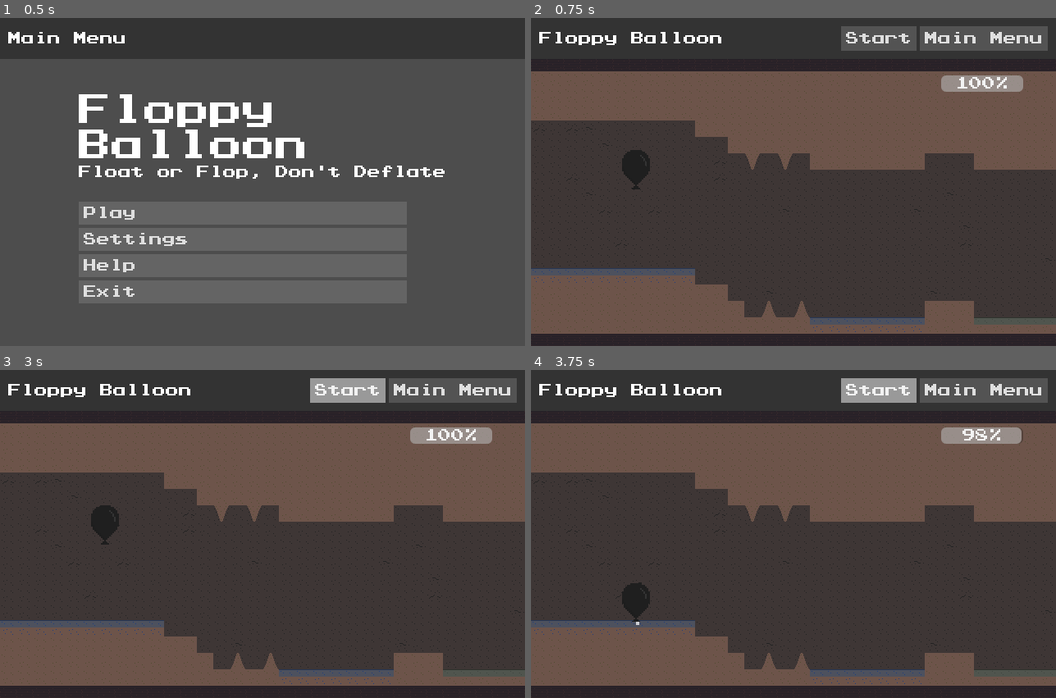
Above: before the commit, frames 1-4 (two rows, left to right).
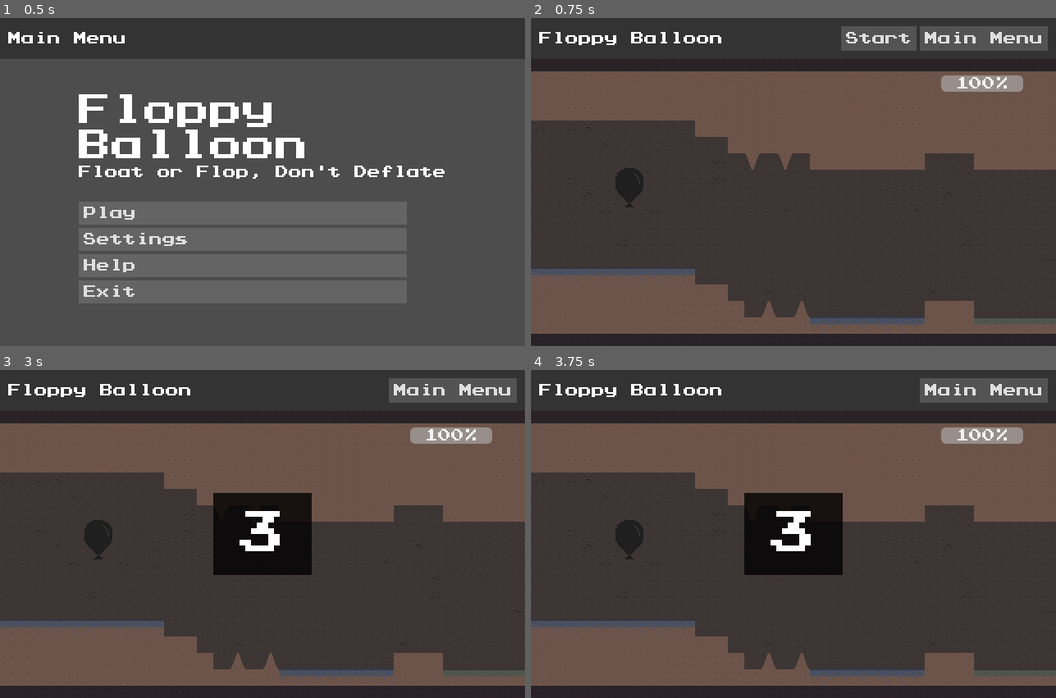
Above: after the commit, the same moments.

Repository: omniuni/Godot_Scroller_Floppy_Balloon
Game: Godot game, scene res://Scenes/screen_menu.tscn
The game is run twice, just before and just after one commit, with the same random seed, the same clock (stepped at 60 frames per second) and the same inputs. Sound files missing from this copy of the repository are replaced by a short silence.
Inputs (mouse positions are in pixels of both pictures, inside the frame that each line leads up to):
- Up to frame 1 (0.5 s): no input
- Up to frame 2 (0.75 s): click "Play" at 0.5 s
- Up to frame 3 (3 s): click "Main Menu" at 1.25 s; click "Play" at 2 s; click "Start" at 2.75 s
- Up to frame 4 (3.75 s): click (877, 389) at 3.5 s, where only the run before the commit has a clickable "Start"

Frame 1 is identical in both runs. In frame 2, 0.6% of the frame differs, in the area x 16-23%, y 40-58%; in frame 3, 6.3%; in frame 4, 6.8%, in the area x 16-94%, y 2-78%.

Commit message:
add timing and pause features

Diff:
--- a/Scenes/screen_main.tscn
+++ b/Scenes/screen_main.tscn
@@ -1,8 +1,9 @@
-[gd_scene load_steps=8 format=3 uid="uid://ds0jps4mqwatn"]
+[gd_scene load_steps=9 format=3 uid="uid://ds0jps4mqwatn"]
 
 [ext_resource type="PackedScene" uid="uid://bmt4wtrc1jkls" path="res://Scenes/ui_bar_top.tscn" id="1_56hru"]
 [ext_resource type="Theme" uid="uid://da2ym3jqvm0nv" path="res://Themes/gflat.tres" id="1_al584"]
 [ext_resource type="Script" uid="uid://dgeyldqo75nkn" path="res://Scripts/screen_main.gd" id="1_c6q44"]
+[ext_resource type="PackedScene" uid="uid://cemvtl3so226j" path="res://Scenes/ui_pause.tscn" id="5_i8enm"]
 [ext_resource type="PackedScene" uid="uid://cq1o5hcqif62l" path="res://Scenes/sub_game.tscn" id="6_rhby6"]
 
 [sub_resource type="RectangleShape2D" id="RectangleShape2D_yd3c8"]
@@ -71,83 +72,6 @@
 [node name="CollisionShape2D" type="CollisionShape2D" parent="RigidBodyGoalRight"]
 position = Vector2(690, 225)
 shape = SubResource("RectangleShape2D_tonuu")
-
-[node name="WinPanel" type="Panel" parent="."]
-visible = false
-layout_mode = 1
-anchors_preset = 15
-anchor_right = 1.0
-anchor_bottom = 1.0
-grow_horizontal = 2
-grow_vertical = 2
-
-[node name="CenterContainer" type="CenterContainer" parent="WinPanel"]
-layout_mode = 1
-anchors_preset = 15
-anchor_right = 1.0
-anchor_bottom = 1.0
-grow_horizontal = 2
-grow_vertical = 2
-
-[node name="PanelContainer" type="PanelContainer" parent="WinPanel/CenterContainer"]
-layout_mode = 2
-theme_override_styles/panel = SubResource("StyleBoxFlat_yd3c8")
-
-[node name="MarginContainer" type="MarginContainer" parent="WinPanel/CenterContainer/PanelContainer"]
-layout_mode = 2
-theme_override_constants/margin_left = 30
-theme_override_constants/margin_top = 30
-theme_override_constants/margin_right = 30
-theme_override_constants/margin_bottom = 30
-
-[node name="VBoxContainer" type="VBoxContainer" parent="WinPanel/CenterContainer/PanelContainer/MarginContainer"]
-layout_mode = 2
-theme_override_constants/separation = 20
-
-[node name="Label" type="Label" parent="WinPanel/CenterContainer/PanelContainer/MarginContainer/VBoxContainer"]
-layout_mode = 2
-text = "Game Over"
-horizontal_alignment = 1
-
-[node name="LabelWinner" type="Label" parent="WinPanel/CenterContainer/PanelContainer/MarginContainer/VBoxContainer"]
-layout_mode = 2
-theme_override_font_sizes/font_size = 22
-text = "LR Player Wins"
-horizontal_alignment = 1
-
-[node name="ButtonDone" type="Button" parent="WinPanel/CenterContainer/PanelContainer/MarginContainer/VBoxContainer"]
-layout_mode = 2
-size_flags_horizontal = 4
-text = "Main Menu"
-
-[node name="CountPanel" type="Panel" parent="."]
-visible = false
-custom_minimum_size = Vector2(120, 100)
-layout_mode = 1
-anchors_preset = 8
-anchor_left = 0.5
-anchor_top = 0.5
-anchor_right = 0.5
-anchor_bottom = 0.5
-offset_left = -20.0
-offset_top = -20.0
-offset_right = 20.0
-offset_bottom = 20.0
-grow_horizontal = 2
-grow_vertical = 2
-theme_override_styles/panel = SubResource("StyleBoxFlat_yd3c8")
-
-[node name="Label" type="Label" parent="CountPanel"]
-layout_mode = 1
-anchors_preset = 15
-anchor_right = 1.0
-anchor_bottom = 1.0
-grow_horizontal = 2
-grow_vertical = 2
-theme_override_font_sizes/font_size = 56
-text = "3"
-horizontal_alignment = 1
-vertical_alignment = 1
 
 [node name="Timer" type="Timer" parent="."]
 autostart = true
@@ -187,14 +111,111 @@
 theme_override_constants/outline_size = 2
 text = "Bump"
 
+[node name="WinPanel" type="Panel" parent="."]
+visible = false
+layout_mode = 1
+anchors_preset = 15
+anchor_right = 1.0
+anchor_bottom = 1.0
+grow_horizontal = 2
+grow_vertical = 2
+
+[node name="CenterContainer" type="CenterContainer" parent="WinPanel"]
+layout_mode = 1
+anchors_preset = 15
+anchor_right = 1.0
+anchor_bottom = 1.0
+grow_horizontal = 2
+grow_vertical = 2
+
+[node name="PanelContainer" type="PanelContainer" parent="WinPanel/CenterContainer"]
+layout_mode = 2
+theme_override_styles/panel = SubResource("StyleBoxFlat_yd3c8")
+
+[node name="MarginContainer" type="MarginContainer" parent="WinPanel/CenterContainer/PanelContainer"]
+layout_mode = 2
+theme_override_constants/margin_left = 30
+theme_override_constants/margin_top = 30
+theme_override_constants/margin_right = 30
+theme_override_constants/margin_bottom = 30
+
+[node name="VBoxContainer" type="VBoxContainer" parent="WinPanel/CenterContainer/PanelContainer/MarginContainer"]
+layout_mode = 2
+theme_override_constants/separation = 20
+
+[node name="Label" type="Label" parent="WinPanel/CenterContainer/PanelContainer/MarginContainer/VBoxContainer"]
+layout_mode = 2
+text = "Game Over"
+horizontal_alignment = 1
+
+[node name="LabelWinner" type="Label" parent="WinPanel/CenterContainer/PanelContainer/MarginContainer/VBoxContainer"]
+layout_mode = 2
+theme_override_font_sizes/font_size = 22
+text = "LR Player Wins"
+horizontal_alignment = 1
+
+[node name="ButtonDone" type="Button" parent="WinPanel/CenterContainer/PanelContainer/MarginContainer/VBoxContainer"]
+layout_mode = 2
+size_flags_horizontal = 4
+text = "Main Menu"
+
+[node name="CountPanel" type="Panel" parent="."]
+visible = false
+custom_minimum_size = Vector2(120, 100)
+layout_mode = 1
+anchors_preset = 8
+anchor_left = 0.5
+anchor_top = 0.5
+anchor_right = 0.5
+anchor_bottom = 0.5
+offset_left = -60.0
+offset_top = -50.0
+offset_right = 60.0
+offset_bottom = 50.0
+grow_horizontal = 2
+grow_vertical = 2
+theme_override_styles/panel = SubResource("StyleBoxFlat_yd3c8")
+
+[node name="Label" type="Label" parent="CountPanel"]
+layout_mode = 1
+anchors_preset = 15
+anchor_right = 1.0
+anchor_bottom = 1.0
+grow_horizontal = 2
+grow_vertical = 2
+theme_override_font_sizes/font_size = 56
+text = "3"
+horizontal_alignment = 1
+vertical_alignment = 1
+
+[node name="TimeLabel" type="Label" parent="."]
+visible = false
+layout_mode = 0
+offset_left = 240.0
+offset_top = 10.0
+offset_right = 370.0
+offset_bottom = 40.0
+theme_override_font_sizes/font_size = 8
+text = "00:00.00"
+horizontal_alignment = 1
+vertical_alignment = 1
+
+[node name="UiPause" parent="." instance=ExtResource("5_i8enm")]
+layout_mode = 1
+
+[node name="UiUpdateTimer" type="Timer" parent="."]
+wait_time = 0.1
+autostart = true
+
 [connection signal="body_entered" from="RigidBodyCeiling" to="." method="_on_rigid_body_ceiling_body_entered"]
 [connection signal="body_entered" from="RigidBodyFloor" to="." method="_on_rigid_body_floor_body_entered"]
 [connection signal="On_Secondary_Action" from="BarTop" to="." method="_on_bar_top_on_secondary_action"]
 [connection signal="body_entered" from="RigidBodyGoalLeft" to="." method="_on_rigid_body_goal_left_body_entered"]
 [connection signal="body_entered" from="RigidBodyGoalRight" to="." method="_on_rigid_body_goal_right_body_entered"]
-[connection signal="pressed" from="WinPanel/CenterContainer/PanelContainer/MarginContainer/VBoxContainer/ButtonDone" to="." method="_on_button_done_pressed"]
 [connection signal="timeout" from="Timer" to="." method="_on_timer_timeout"]
 [connection signal="balloon_life" from="SubGame/SubViewport/ItemBalloon" to="." method="_on_item_balloon_balloon_life"]
 [connection signal="pressed" from="UiTouchControls/ButtonBump" to="." method="_on_button_bump_pressed"]
+[connection signal="pressed" from="WinPanel/CenterContainer/PanelContainer/MarginContainer/VBoxContainer/ButtonDone" to="." method="_on_button_done_pressed"]
+[connection signal="timeout" from="UiUpdateTimer" to="." method="_on_ui_update_timer_timeout"]
 
 [editable path="SubGame"]
--- a/Scenes/sub_game.tscn
+++ b/Scenes/sub_game.tscn
@@ -64,7 +64,7 @@
 metadata/_custom_type_script = "uid://c8hnjq2wfk3np"
 
 [node name="ItemBalloon" parent="SubViewport" instance=ExtResource("3_ewyn5")]
-position = Vector2(128, 128)
+position = Vector2(120, 150)
 
 [node name="TimerGenerateTerrain" type="Timer" parent="."]
 wait_time = 0.25
--- /dev/null
+++ b/Scenes/ui_pause.tscn
@@ -0,0 +1,42 @@
+[gd_scene load_steps=4 format=3 uid="uid://cemvtl3so226j"]
+
+[ext_resource type="Script" uid="uid://dxl6xicn7pnfk" path="res://Scripts/ui_pause.gd" id="1_kv54d"]
+[ext_resource type="Theme" uid="uid://da2ym3jqvm0nv" path="res://Themes/gflat.tres" id="2_knb8j"]
+
+[sub_resource type="StyleBoxFlat" id="StyleBoxFlat_opamx"]
+bg_color = Color(0, 0, 0, 0.784314)
+
+[node name="UiPause" type="MarginContainer"]
+process_mode = 3
+visible = false
+anchors_preset = 15
+anchor_right = 1.0
+anchor_bottom = 1.0
+grow_horizontal = 2
+grow_vertical = 2
+mouse_filter = 0
+script = ExtResource("1_kv54d")
+
+[node name="ColorRect" type="ColorRect" parent="."]
+layout_mode = 2
+color = Color(0, 0, 0, 0.1254902)
+
+[node name="PausePanel" type="Panel" parent="."]
+custom_minimum_size = Vector2(180, 100)
+layout_mode = 2
+size_flags_horizontal = 4
+size_flags_vertical = 4
+theme_override_styles/panel = SubResource("StyleBoxFlat_opamx")
+
+[node name="Label" type="Label" parent="PausePanel"]
+layout_mode = 1
+anchors_preset = 15
+anchor_right = 1.0
+anchor_bottom = 1.0
+grow_horizontal = 2
+grow_vertical = 2
+theme = ExtResource("2_knb8j")
+theme_override_font_sizes/font_size = 24
+text = "Pause"
+horizontal_alignment = 1
+vertical_alignment = 1
--- a/Scripts/screen_main.gd
+++ b/Scripts/screen_main.gd
@@ -10,11 +10,13 @@
 @onready var ui_count_panel: Panel = $CountPanel
 @onready var ui_count_panel_label: Label = $CountPanel/Label
 @onready var ui_touch_controls: MarginContainer = $UiTouchControls
+@onready var ui_level_time: Label = $TimeLabel
 
 @onready var ui_life_progress: ProgressBar = $ProgressBar
 @onready var balloon = $SubGame/SubViewport/ItemBalloon
 
-var add_ball_in: int = 0
+var level_start: bool = false
+var level_time: float = 0
 
 func _ready():
 	GameSettings.apply_custom_key_bindings()
@@ -28,6 +30,8 @@
 	var event_name: String = GameSettings.get_action_name(event)
 	if event_name.to_lower().contains("ball"):
 		_on_bar_top_on_secondary_action()
+	#if event.is_action_pressed("ui_cancel"):
+		#level_pause = not level_pause
 	pass
 
 func init_ui() -> void:
@@ -40,7 +44,9 @@
 	pass
 
 func _on_bar_top_on_secondary_action() -> void:
-	balloon.freeze(false)
+	menu_bar.Action_Two = ""
+	level_start = true
+	level_time = -3.0
 	pass
 
 func _on_item_balloon_balloon_life(life: float) -> void:
@@ -55,3 +61,20 @@
 	event.pressed = true
 	Input.parse_input_event(event)
 	pass
+
+func _on_ui_update_timer_timeout() -> void:
+	if level_start == true and level_time >= 0:
+		balloon.freeze(false)
+	if level_start == true and level_time <= 0:
+		ui_count_panel.visible = true
+		ui_count_panel_label.text = str(ceili(abs(level_time)))
+	if level_start == true and level_time >= 0 and ui_count_panel.visible:
+		ui_count_panel.visible = false
+		AudioManager.beep_ui()
+		ui_level_time.visible = true
+	if level_time >= 0:
+		var minutes := int(level_time / 60)
+		var seconds := fmod(level_time, 60.0)
+		ui_level_time.text = "%02d:%05.2f" % [minutes, seconds]
+	level_time += 0.1
+	pass
--- /dev/null
+++ b/Scripts/ui_pause.gd
@@ -0,0 +1,9 @@
+extends MarginContainer
+
+@onready var ui_pause = $"."
+
+func _input(event: InputEvent) -> void:
+	if event.is_action_pressed("ui_cancel"):
+		get_tree().paused = not get_tree().paused
+		ui_pause.visible = get_tree().paused
+	pass
--- a/project.godot
+++ b/project.godot
@@ -50,10 +50,6 @@
 "deadzone": 0.5,
 "events": []
 }
-ui_cancel={
-"deadzone": 0.5,
-"events": []
-}
 ui_focus_next={
 "deadzone": 0.5,
 "events": []
Not shown, added: Scripts/ui_pause.gd.uid
